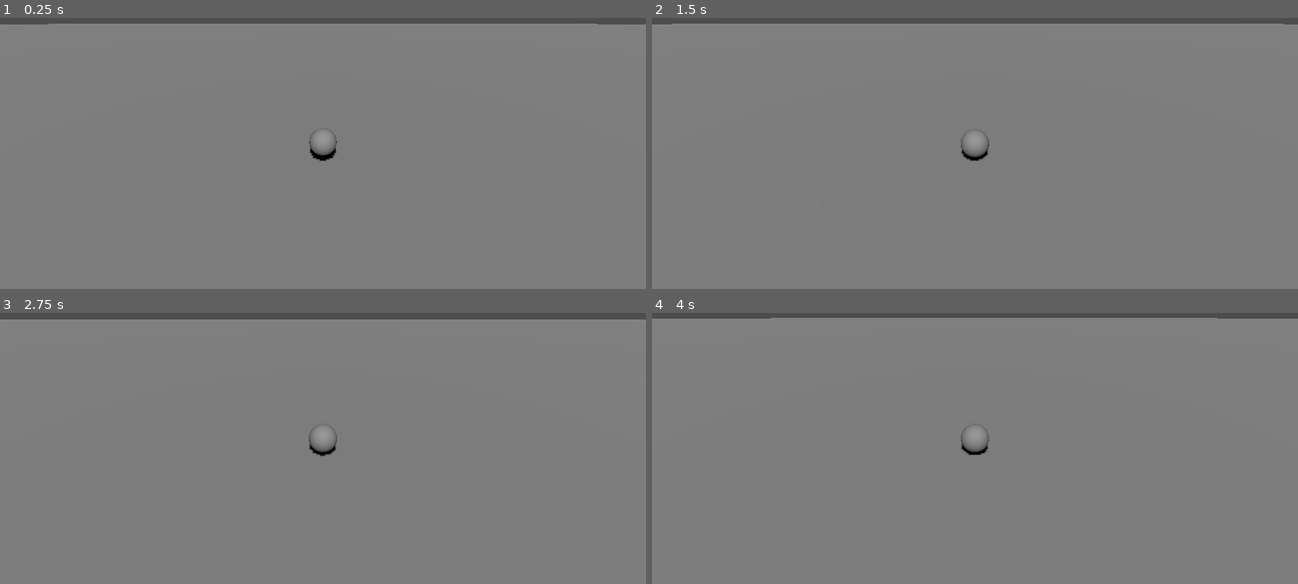
Above: before the commit, frames 1-4 (two rows, left to right).
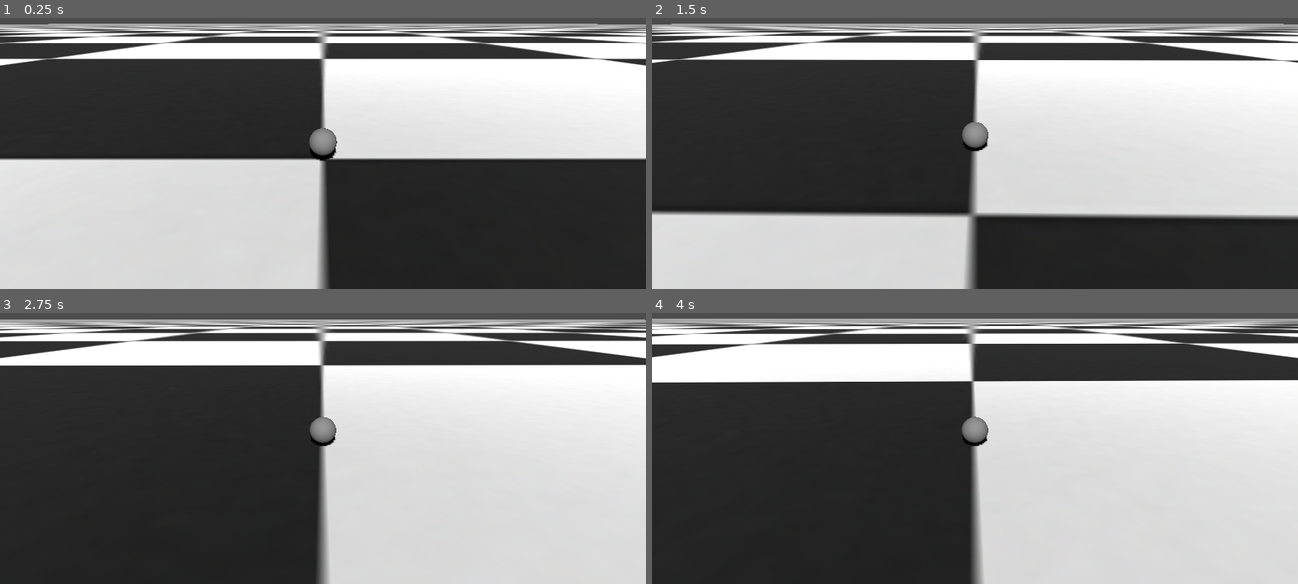
Above: after the commit, the same moments.

Repository: ericso/katamari-clone-spike
Game: Godot game, scene res://main.tscn
The game is run twice, just before and just after one commit, with the same random seed, the same clock (stepped at 60 frames per second) and the same inputs.
Inputs (mouse positions are in pixels of both pictures, inside the frame that each line leads up to):
- Up to frame 1 (0.25 s): no input
- Up to frame 2 (1.5 s): move the mouse to (1007, 104) at 0.52 s; hold W (move_forward) from 0.53 s (still down); move the mouse to (942, 110) at 1.27 s
- Up to frame 3 (2.75 s): keep holding W (move_forward); move the mouse to (335, 397) at 2.02 s
- Up to frame 4 (4 s): keep holding W (move_forward); tap Enter at 2.75 s; move the mouse to (968, 407) at 2.77 s; tap Space at 3.5 s; move the mouse to (1020, 407) at 3.52 s

The runs differ from the first frame. In frame 1, 96% of the frame differs, in the area x 0-100%, y 2-100%; in frame 2, 96%; in frame 3, 96%; in frame 4, 97%, in the area x 0-100%, y 1-100%.

Commit message:
fix camera reversal, add checkerboard texture to ground

Diff:
--- a/ball.gd
+++ b/ball.gd
@@ -2,7 +2,7 @@
 
 @export var move_force := 10.0
 const CAMERA_RIG_NAME := "CameraRig" # Match your actual node name
-var max_angular_speed := 5.0
+var max_angular_speed := 10.0
 
 var camera_rig: Node3D
 
@@ -31,7 +31,7 @@
 		return
 
 	var cam_basis = camera_rig.global_transform.basis
-	var forward = -cam_basis.z
+	var forward = cam_basis.z
 	var right = cam_basis.x
 
 	forward.y = 0
--- a/main.tscn
+++ b/main.tscn
@@ -1,12 +1,18 @@
-[gd_scene load_steps=5 format=3 uid="uid://bu3f7caahamu5"]
+[gd_scene load_steps=7 format=3 uid="uid://bu3f7caahamu5"]
 
+[ext_resource type="Texture2D" uid="uid://b4q3kmtk6okms" path="res://checkerboard.png" id="1_h2yge"]
 [ext_resource type="PackedScene" uid="uid://b2si5snpmegr6" path="res://ball.tscn" id="1_ig7tw"]
 [ext_resource type="Script" uid="uid://cqt2adrs30kiw" path="res://camera_rig.gd" id="2_0xm2m"]
 
 [sub_resource type="BoxShape3D" id="BoxShape3D_7dm0k"]
 size = Vector3(1000, 2, 1000)
 
+[sub_resource type="StandardMaterial3D" id="StandardMaterial3D_1bvp3"]
+albedo_texture = ExtResource("1_h2yge")
+uv1_scale = Vector3(10, 10, 0)
+
 [sub_resource type="BoxMesh" id="BoxMesh_7dm0k"]
+material = SubResource("StandardMaterial3D_1bvp3")
 size = Vector3(1000, 2, 1000)
 
 [node name="Main" type="Node"]
Binary file added: checkerboard.png
Not shown, added: checkerboard.png.import
